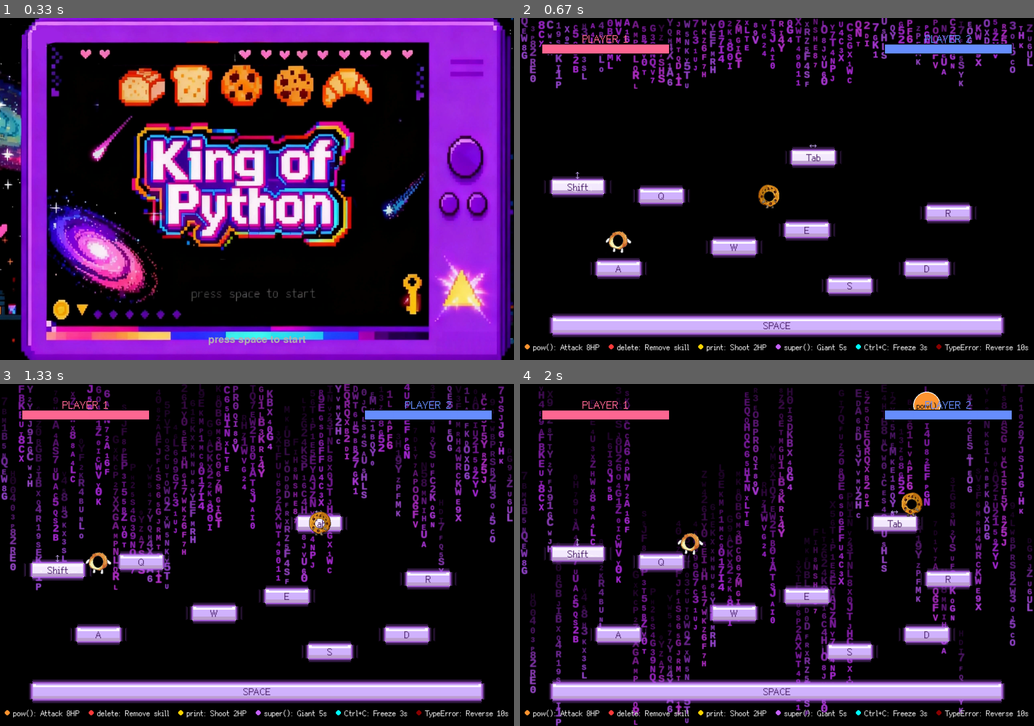
Above: before the commit, frames 1-4 (two rows, left to right).
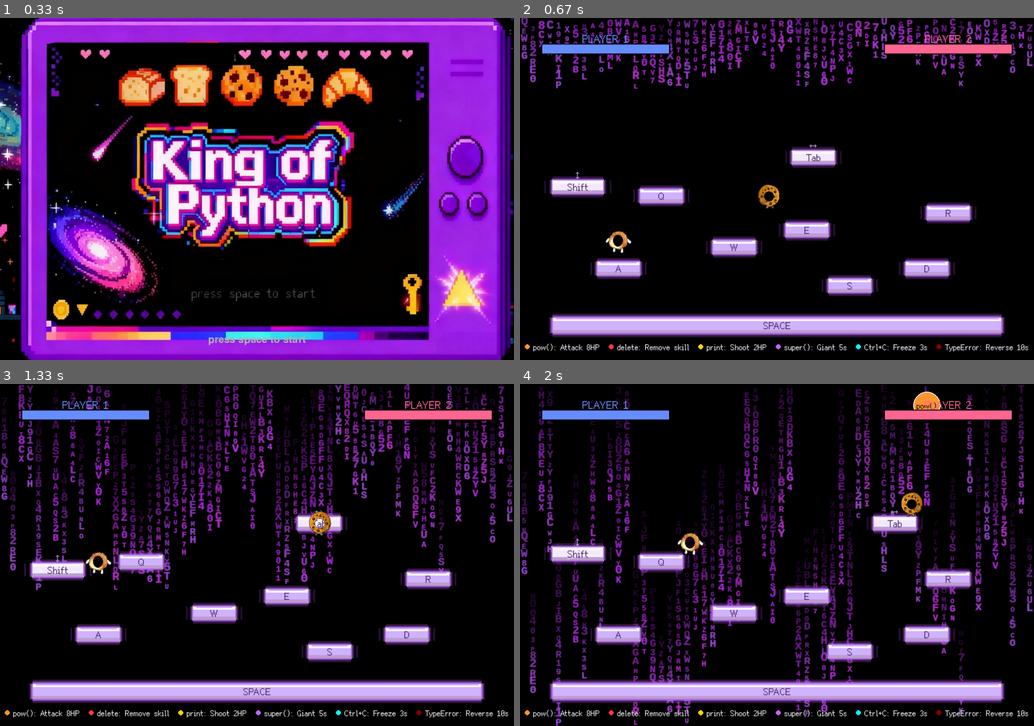
Above: after the commit, the same moments.

Repository: xueyu-coco/King-of-Python
Game: pygame game, started from main.py
Same seed, same stepped clock (60 frames per second), same inputs: the game is played once before the commit and once after it.
Inputs:
- Up to frame 1 (0.33 s): no input
- Up to frame 2 (0.67 s): tap S at 0.33 s
- Up to frame 3 (1.33 s): hold Right 0.67-1.13 s; hold Up from 1.17 s (still down); hold W from 1.17 s (still down)
- Up to frame 4 (2 s): release Up at 1.47 s; release W at 1.47 s; hold Right 1.5-1.97 s; hold D 1.5-1.97 s

Frame 1 is identical in both runs. In frame 2, 1.5% of the frame differs, in the area x 4-96%, y 5-11%; in frame 3, 1.5%; in frame 4, 1.5%.

Commit message:
ui: swap HP bar/name colors for player1 and player2

Diff:
--- a/main.py
+++ b/main.py
@@ -88,8 +88,8 @@
     p1_x = 50
     pygame.draw.rect(screen, GRAY, (p1_x, hp_bar_y, hp_bar_width, hp_bar_height))
     hp1_width = int((player1.hp / player1.max_hp) * hp_bar_width)
-    # 使用指定颜色 (255, 104, 147) 显示玩家1 血条与名称
-    p1_color = (255, 104, 147)
+    # 使用指定颜色 (104, 143, 255) 显示玩家1 血条与名称（与玩家2互换）
+    p1_color = (104, 143, 255)
     pygame.draw.rect(screen, p1_color, (p1_x, hp_bar_y, hp1_width, hp_bar_height))
     pygame.draw.rect(screen, BLACK, (p1_x, hp_bar_y, hp_bar_width, hp_bar_height), 2)
 
@@ -116,8 +116,8 @@
     p2_x = WIDTH - 50 - hp_bar_width
     pygame.draw.rect(screen, GRAY, (p2_x, hp_bar_y, hp_bar_width, hp_bar_height))
     hp2_width = int((player2.hp / player2.max_hp) * hp_bar_width)
-    # 使用指定颜色 (104, 143, 255) 显示玩家2 血条与名称
-    p2_color = (104, 143, 255)
+    # 使用指定颜色 (255, 104, 147) 显示玩家2 血条与名称（与玩家1互换）
+    p2_color = (255, 104, 147)
     # 血条右对齐，扣血时从左边消失
     hp2_start_x = p2_x + (hp_bar_width - hp2_width)
     pygame.draw.rect(screen, p2_color, (hp2_start_x, hp_bar_y, hp2_width, hp_bar_height))
